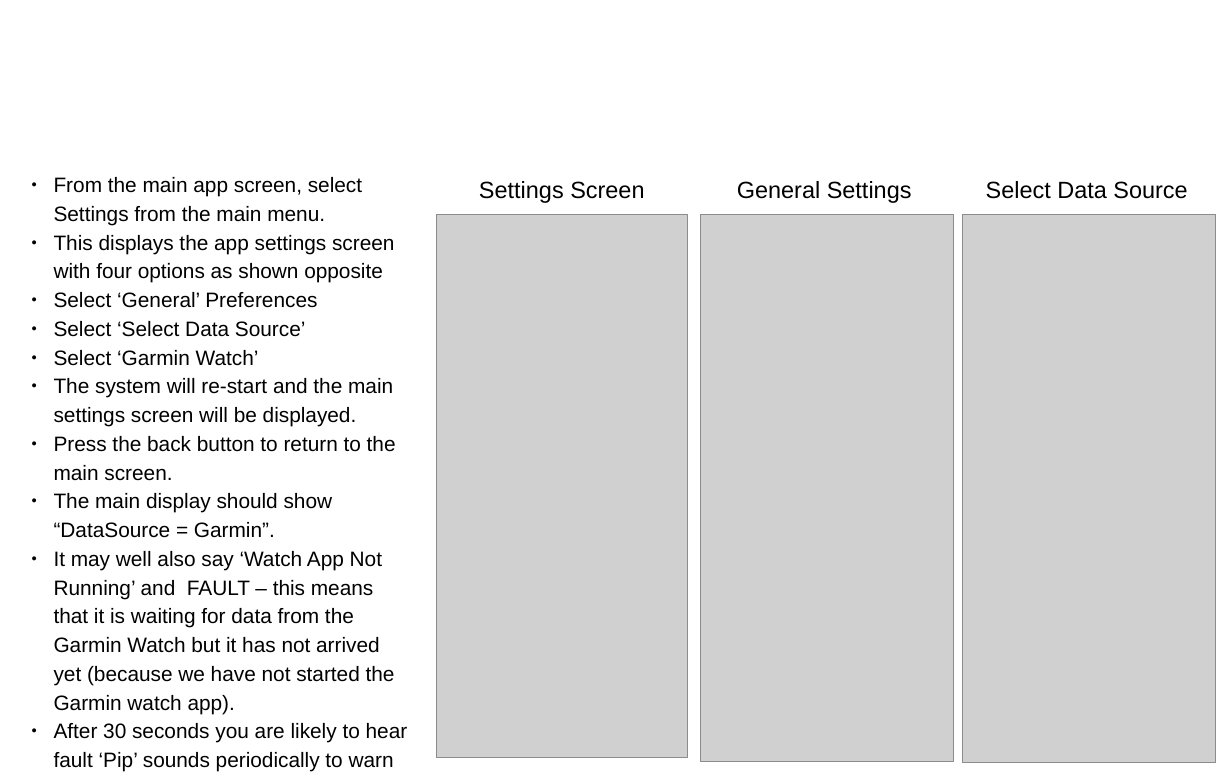
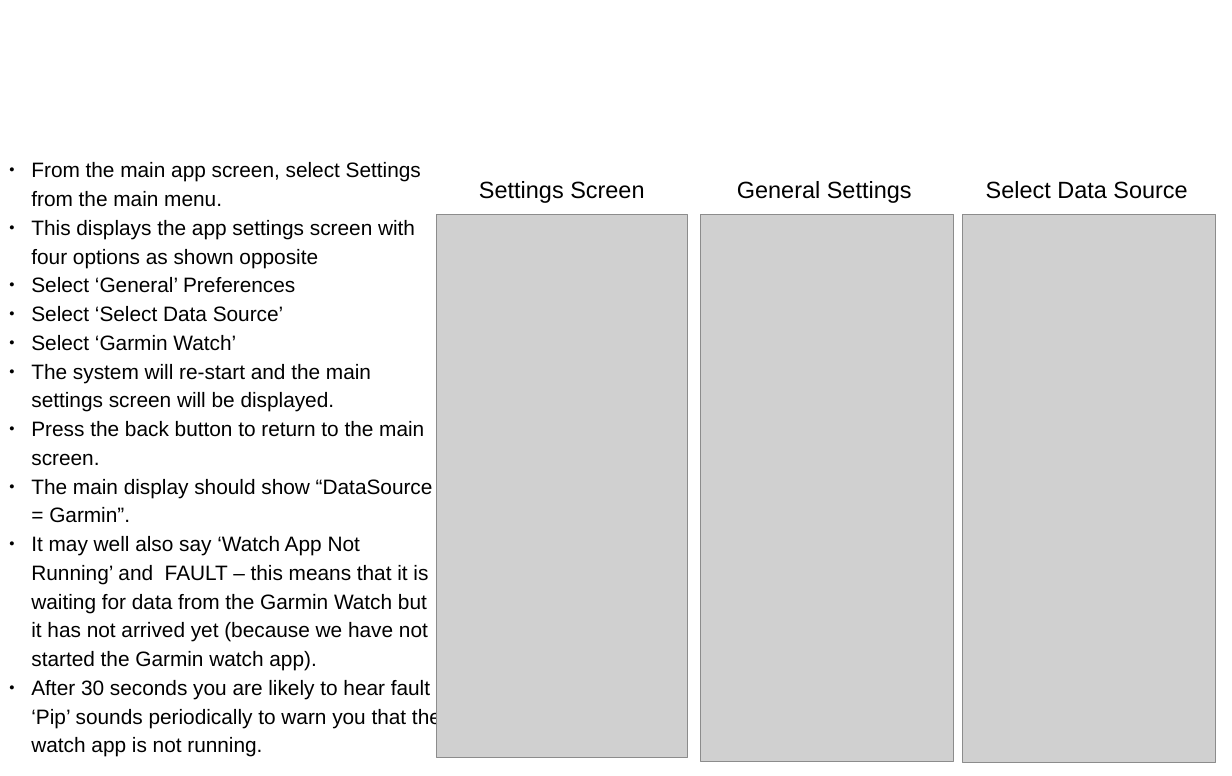
Before and after one commit to OpenSeizureDetector/Android_Pebble_SD, a slide deck: slide 14 of doc/Installation_Instructions_1C.pptx. Drawn at 1232x776 pixels with LibreOffice and Linux fonts; fonts in the diff are those of the drawing; grey boxes stand for pictures; background and template pictures are left out. Boxes give left, top, right and bottom in pixels: in the first picture for what was removed or moved away, otherwise in the second. Text is boxed around its words. In the diff, an @@ line names an element or a change of style, - is before the commit and + after.

```diff
--- a/doc/Installation_Instructions_1C.pptx
+++ b/doc/Installation_Instructions_1C.pptx
@@ text "From the main app screen, ..." rewrapped from (x1=54, y1=177, x2=408, y2=772) to (x1=31, y1=162, x2=441, y2=757) @@
```
Also in this commit, not shown: 14 other slides changed, 2 slides added.
